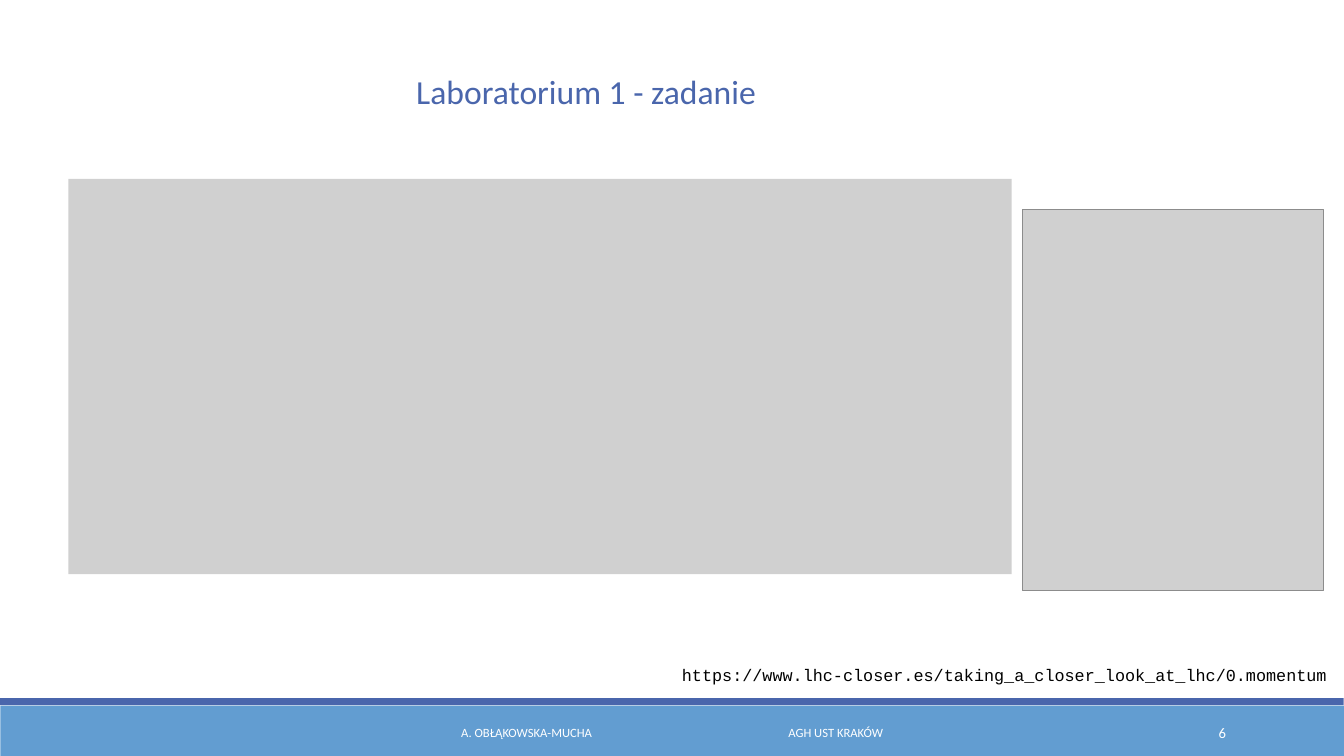
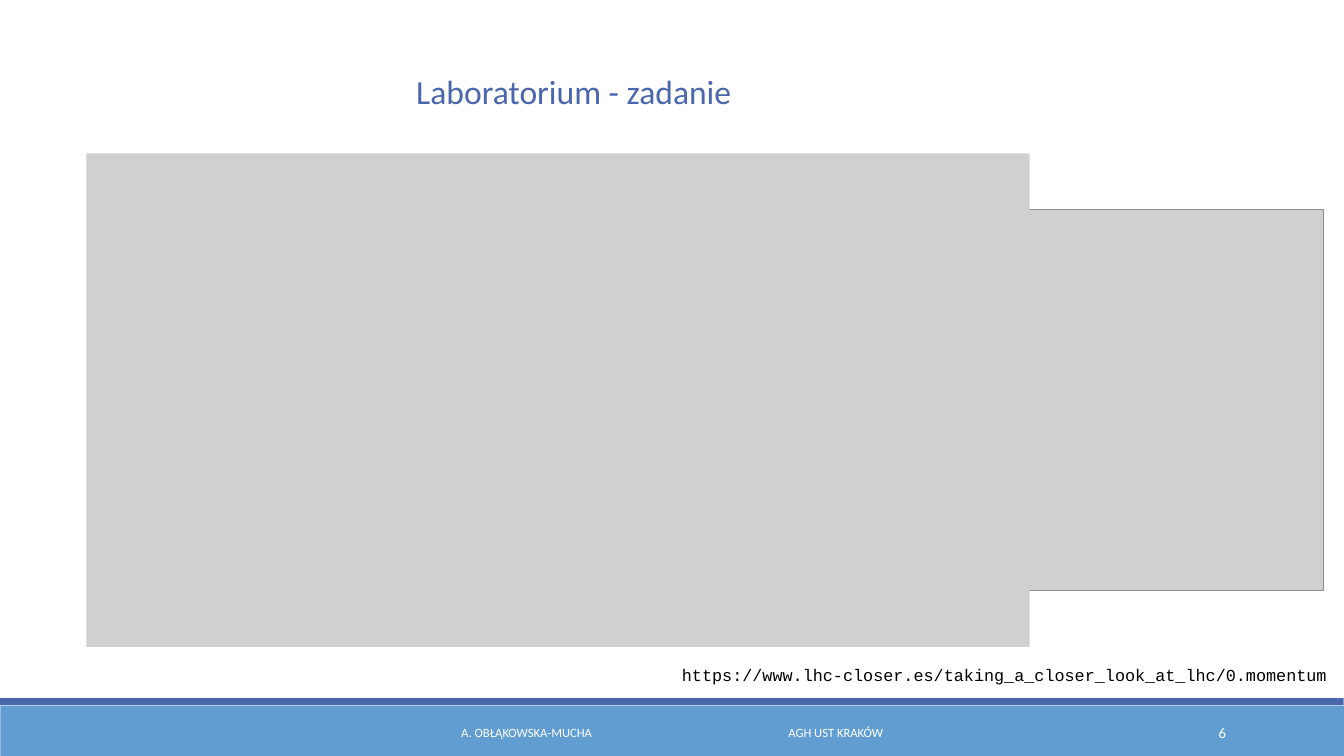
Before and after one commit to AgnieszkaMucha/ParticlePhysics, a slide deck: slide 6 of Files/Lab_2022_TGenPS.pptx. Drawn at 1344x756 pixels with LibreOffice and Linux fonts; fonts in the diff are those of the drawing; grey boxes stand for pictures. Boxes give left, top, right and bottom in pixels: in the first picture for what was removed or moved away, otherwise in the second. Text is boxed around its words. In the diff, an @@ line names an element or a change of style, - is before the commit and + after.

```diff
--- a/Files/Lab_2022_TGenPS.pptx
+++ b/Files/Lab_2022_TGenPS.pptx
@@ text at [416, 80, 732, 105]: text changed @@
-Laboratorium 1 - zadanie
+Laboratorium - zadanie
@@ picture: place and size @@
-picture at [69, 179, 1012, 575]
+picture at [87, 153, 1030, 647]
```
Also in this commit, not shown: 1 other file.
